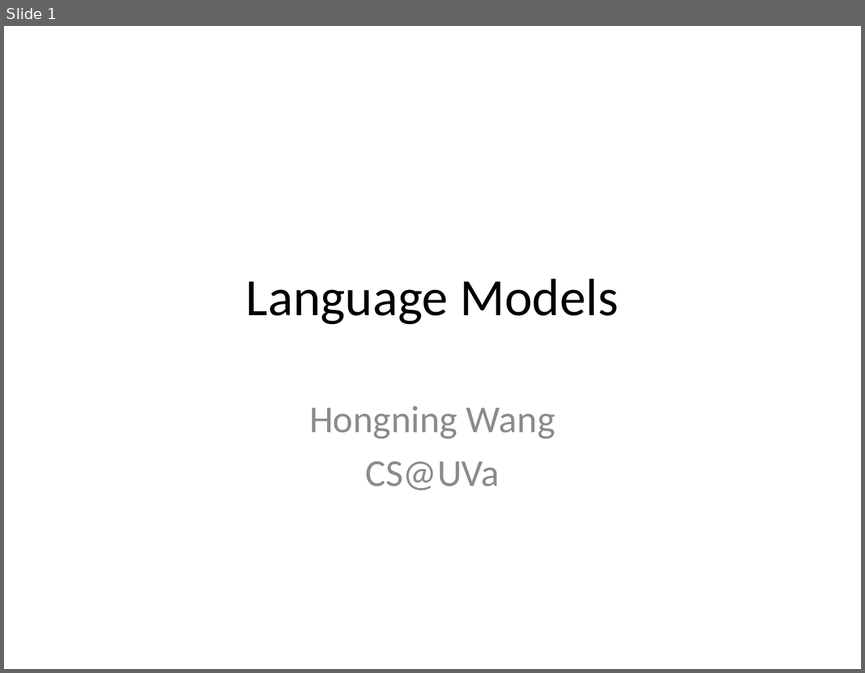
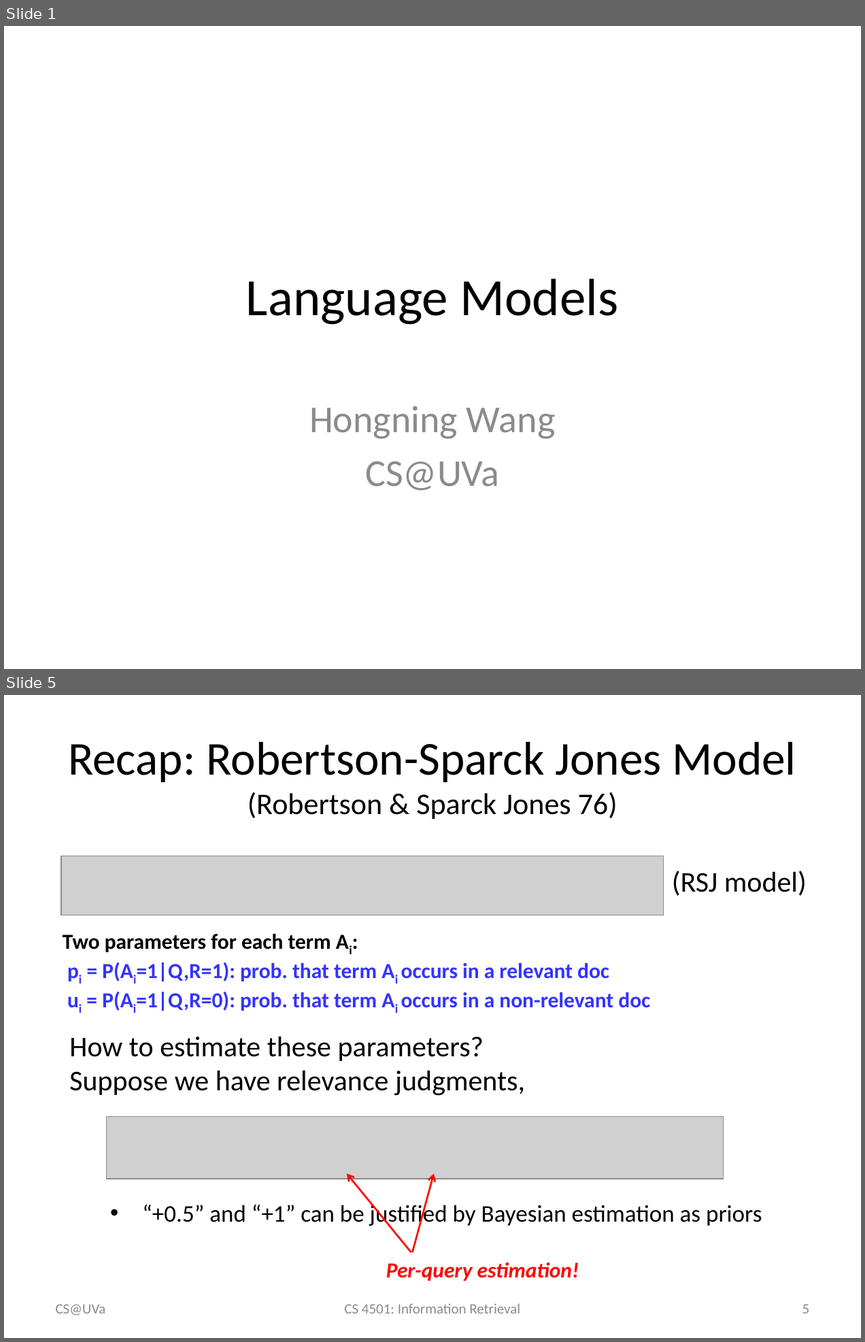
Before and after one commit to wang296/IR2015, a slide deck: docs/Language Models.pptx. Shown one above the other, each under a label of ours: slide 1 before the commit, slides 1 and 5 after it; the slides between them are not shown. The pictures are 865x673 and 865x1342 pixels, drawn with LibreOffice and Linux fonts; fonts in the diff are those of the drawing; grey boxes stand for pictures. Boxes give left, top, right and bottom in pixels: in the first picture for what was removed or moved away, otherwise in the second. Text is boxed around its words. In the diff, an @@ line names an element or a change of style, - is before the commit and + after.

```diff
--- a/docs/Language Models.pptx
+++ b/docs/Language Models.pptx
@@ slide 5 added at [4,695,861,1338], background #FFFFFF @@
@@ title added at [68,742,796,819], 39.6 pt, text #000000 @@
+Recap: Robertson-Sparck Jones Model
+(Robertson & Sparck Jones 76)
@@ picture added at [61,856,664,915] @@
@@ text added at [672,870,806,896], 24 pt, text #000000 @@
+(RSJ model)
@@ text added at [62,934,650,1011], 18 pt, text #3333FF, bold @@
+Two parameters for each term Ai:
+pi = P(Ai=1|Q,R=1): prob. that term Ai occurs in a relevant doc
+ui = P(Ai=1|Q,R=0): prob. that term Ai occurs in a non-relevant doc
@@ text added at [69,1036,525,1096], 24 pt, text #000000 @@
+How to estimate these parameters?
+Suppose we have relevance judgments,
@@ picture added at [106,1117,723,1179] @@
@@ arrow added from (411, 1252) to (347, 1173), #FF0000 1.5 pt @@
@@ arrow added from (412, 1252) to (433, 1173), #FF0000 1.5 pt @@
@@ text added at [142,1202,762,1227], 20 pt, text #000000 @@
+• “+0.5” and “+1” can be justified by Bayesian estimation as priors
@@ text added at [386,1262,579,1280], 18 pt, text #FF0000, bold, italic @@
+Per-query estimation!
@@ text added at [56,1304,106,1315], 12 pt, text #8C8C8C @@
+CS@UVa
@@ text added at [344,1303,520,1313], 12 pt, text #8C8C8C @@
+CS 4501: Information Retrieval
@@ page number added at [802,1304,810,1313], 12 pt, text #8C8C8C @@
+5
```
Also in this commit, not shown: 44 slides changed, 8 other slides added, 1 slide removed, 1 other file.
